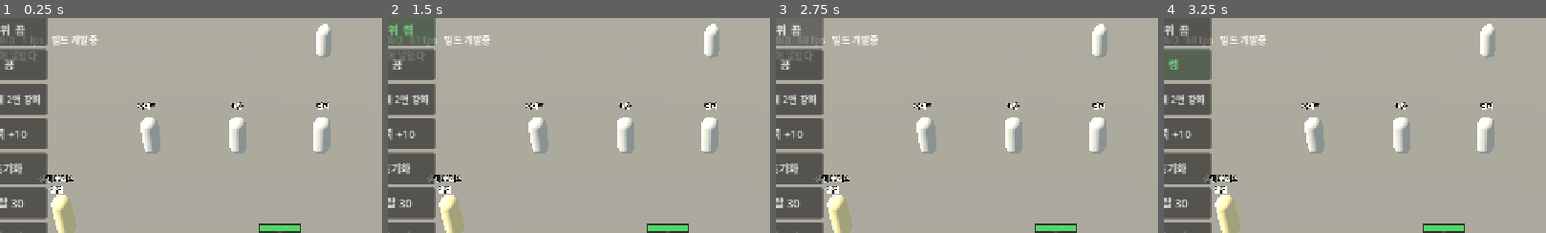
Above: before the commit, frames 1-4 (left to right).
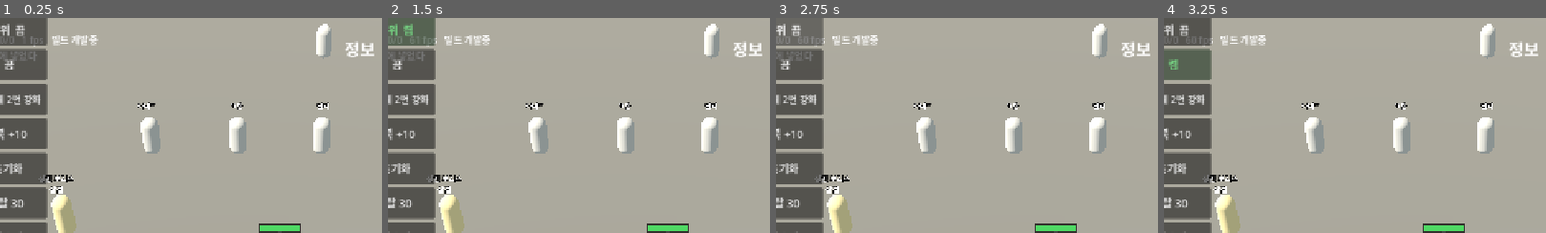
Above: after the commit, the same moments.

Repository: gogoalswo/MMORPG
Game: Godot game, scene res://main.tscn
The game is run twice, just before and just after one commit, with the same random seed, the same clock (stepped at 60 frames per second) and the same inputs.
Inputs (mouse positions are % of the whole screen's width and height, from its top left):
- Up to frame 1 (0.25 s): no input
- Up to frame 2 (1.5 s): click (40, 80) at 0.52 s; click "테스트: 스킬 범위 끔" at 1.25 s
- Up to frame 3 (2.75 s): click "테스트: 스킬 범위 켬" at 2 s
- Up to frame 4 (3.25 s): click "테스트: 무적 끔" at 2.75 s
The pictures show only the part of the screen within x 13-63%, y 0-50%; the shares and areas given below are measured in that part.

The runs differ from the first frame. In frame 1, 0.3% of the frame differs, in the area x 90-98%, y 10-19%; in frame 2, 0.3%; in frame 3, 0.3%; in frame 4, 0.3%.

Commit message:
캐릭터 정보 창을 따로 띄우고 오른쪽 위 "정보" 단추로 연다
상세 창 자리를 번갈아 쓰던 것을 화면 가운데 창으로 떼고, 장비 창의 "상세" 단추 대신
메뉴 맨 앞(스킬 왼쪽)에 "정보" 단추를 뒀다. 가운데 창이 상세 창 자리를 덮어 가방 창들과는
번갈아 뜬다. 가방을 닫아 둬도 값이 따라가게 _refresh_status 가 매 프레임 채운다.

Co-Authored-By: Claude Opus 5.5 <noreply@anthropic.com>
Claude-Session: https://claude.ai/code/session_019CGw5TKtpUERG1Rj71QtkV

Diff:
--- a/godot/game/game.gd
+++ b/godot/game/game.gd
@@ -299,11 +299,12 @@
 ## 크리스탈 창 — 크리스탈을 고르고 "사용" 을 누르면 상세 창 자리에 뜬다.
 ## 떠 있는 동안 장비 칸을 누르면 그 장비가 대상이 된다 (`_crystal_target`)
 var _crystal_panel: PanelContainer
-# 캐릭터 정보 창 — 장비 창의 "상세" 로 연다. 묶음마다 이름·값 표 하나 (`CHAR_SPLIT` + 전투 한 묶음)
+# 캐릭터 정보 창 — 오른쪽 위 "정보" 단추로 여는 **따로 뜨는 창**. 묶음마다 이름·값 표 하나
+# (`CHAR_SPLIT` + 전투 한 묶음). `_char_last` 는 지난번에 적은 줄 — 같으면 다시 안 짓는다
 var _char_panel: PanelContainer
 var _char_head: Label
-var _char_button: Button
 var _char_grids: Array = []
+var _char_last := ""
 var _crystal_icon: PanelContainer
 var _crystal_name: Label
 var _crystal_kind: Label
@@ -544,6 +545,7 @@
 	_build_skill_panel()
 	_build_test_switches()
 	_build_bag_panel()
+	_build_char_panel()
 	_build_debug_panel()
 	_enhance = EnhancePopup.make(self)
 	_ui_root.add_child(_enhance)
@@ -952,11 +954,6 @@
 	row.add_child(_crystal_panel)
 	_build_crystal_window(_crystal_panel)
 
-	# 캐릭터 정보 창도 **같은 자리**다 — 1280 폭에 창 넷(장비·정보·상세·인벤토리)은 안 들어간다
-	_char_panel = _window_panel()
-	row.add_child(_char_panel)
-	_build_char_window(_char_panel)
-
 	_bag_panel = _window_panel()
 	row.add_child(_bag_panel)
 	_build_bag_window(_bag_panel)
@@ -1058,12 +1055,18 @@
 		grid.add_child(label)
 		_stat_labels.append(label)
 
-	# 스탯 상자 아래 "상세" — 캐릭터 정보 창에서 기본 → 증가 % → 최종을 풀어 본다
-	var foot := HBoxContainer.new()
-	foot.alignment = BoxContainer.ALIGNMENT_END
-	side.add_child(foot)
-	_char_button = _inv_button("상세", _toggle_char)
-	foot.add_child(_char_button)
+
+## 캐릭터 정보 창 — 가방 창들과 따로 **화면 가운데**에 뜬다 (2026-09-25 요청: "상세 정보창을
+## 따로 띄우고 버튼을 만들어"). 처음엔 장비 창 "상세" 로 상세 창 자리를 번갈아 썼다.
+## 판은 인벤토리 결(`_window_panel`) 그대로다
+func _build_char_panel() -> void:
+	var center := CenterContainer.new()
+	center.set_anchors_preset(Control.PRESET_FULL_RECT)
+	center.mouse_filter = Control.MOUSE_FILTER_IGNORE
+	_ui_root.add_child(center)
+	_char_panel = _window_panel()
+	center.add_child(_char_panel)
+	_build_char_window(_char_panel)
 
 
 ## 캐릭터 정보 창 — 상세 창과 같은 틀(머리 줄 · 가는 줄 · 이름/값 표).
@@ -1608,8 +1611,6 @@
 	_bag_pick = {"where": where, "index": index}
 	if _picked_stack().is_empty():
 		_bag_pick = {}
-	else:
-		_char_panel.visible = false  # 상세 창과 같은 자리라 물건을 고르면 비켜 준다
 	_show_bag_detail()
 
 
@@ -1634,52 +1635,56 @@
 	_gear_panel.visible = not _gear_panel.visible
 	if _gear_panel.visible:
 		_redraw_bag()
-	else:
-		_char_panel.visible = false  # "상세" 단추가 장비 창에 있으니 같이 닫는다
-
-
-## 장비 창 "상세" · 캐릭터 정보 창 X — 여닫는다. 상세·크리스탈 창과 **같은 자리**라
-## 열 때 그 둘을 닫는다 (고른 칸·크리스탈 대상도 풀린다)
+
+
+## 오른쪽 위 "정보" · 캐릭터 정보 창 X — 여닫는다. **가방 창들과는 번갈아 뜬다** —
+## 가운데 창이 상세 창 자리(인벤토리 왼쪽)를 덮기 때문이다. 가방·크리스탈 단추도 이 창을 닫는다
 func _toggle_char() -> void:
 	var open := not _char_panel.visible
+	if open and _bag_panel.visible:
+		_toggle_bag()
+	_char_panel.visible = open
 	if open:
-		_bag_pick = {}
-		_crystal_panel.visible = false
-		_crystal_target = {}
-	_char_panel.visible = open
-	_show_bag_detail()
-	_redraw_char()
+		_char_panel.get_parent().move_to_front()
+		_char_last = ""
+		_redraw_char(_me())
 
 
 ## 캐릭터 정보 — 값은 판정(`world.gd` `_refresh_stats`)이 내려준 그대로 적는다.
 ## 기본(`base_*`)은 레벨 맨몸 값, 증가(`gear_*`)는 장비 % 합계, 최종은 둘을 곱한 판정 값이다.
 ## 화면이 공식을 다시 돌리지 않는다 — 돌리면 반올림이 어긋나 최종이 1 씩 틀려 보인다
-func _redraw_char() -> void:
-	if not _char_panel.visible:
-		return
-	var me: Dictionary = _transport.snapshot().get("players", {}).get(_transport.my_id(), {})
-	if me.is_empty():
+## **`_refresh_status` 가 매 프레임 부른다** — 레벨업·장비가 가방을 닫은 채로도 바로 보인다.
+## 줄 글자가 지난번과 같으면 표를 다시 짓지 않는다
+func _redraw_char(me: Dictionary) -> void:
+	if not _char_panel.visible or me.is_empty():
 		return
 	var stats: Dictionary = me.get("stats", {})
-	_char_head.text = "LV. %d" % int(me.get("level", 1))
-	for index in CHAR_SPLIT.size():
-		var key := str(CHAR_SPLIT[index])
+	var groups: Array = []
+	for key in CHAR_SPLIT:
 		var name := str(DETAIL_BONUS[key])
 		var final := int(stats.get(key, 0))
 		var gear := float(stats.get("gear_" + key, 0.0))
-		_fill_detail_rows([
+		groups.append([
 			["기본 " + name, "%d" % int(stats.get("base_" + key, final))],
 			[name + " 증가", _bonus_text(key, gear), INV_GOLD_HI if gear > 0.0 else INV_DIM],
 			["최종 " + name, "%d" % final, INV_GOLD_HI],
-		], _char_grids[index])
+		])
 	# 나머지는 맨몸 값이 없거나(0) 고정(치명타 피해 100%)이라 합계 한 줄씩이다
-	_fill_detail_rows([
+	groups.append([
 		["치명타", "%.0f%%" % (float(stats.get("crit", 0.0)) * 100.0)],
 		["치명타 피해", "%.0f%%" % (float(stats.get("critDamage", 1.0)) * 100.0)],
 		["공격 속도", "+%.0f%%" % (float(stats.get("attackSpeed", 0.0)) * 100.0)],
 		["쿨타임 감소", "%.0f%%" % (float(stats.get("cooldown", 0.0)) * 100.0)],
 		["방어력 관통", "%.0f%%" % (float(stats.get("penetration", 0.0)) * 100.0)],
-	], _char_grids[CHAR_SPLIT.size()])
+	])
+	var head := "LV. %d" % int(me.get("level", 1))
+	var seen := head + str(groups)
+	if seen == _char_last:
+		return
+	_char_last = seen
+	_char_head.text = head
+	for index in groups.size():
+		_fill_detail_rows(groups[index], _char_grids[index])
 
 
 func _close_detail() -> void:
@@ -1766,7 +1771,6 @@
 	]
 	for index in _stat_labels.size():
 		_stat_labels[index].text = str(shown[index])
-	_redraw_char()
 
 	# 가방 — 탭으로 거른 것만. 보이는 칸이 가방 몇 번째인지 적어 둔다
 	_bag_view.clear()
@@ -2253,6 +2257,9 @@
 	# 오른쪽 위 — 스킬·가방. 아이콘만 남기고 글자를 뺐다 (2026-09-19 요청).
 	# 무엇인지는 그림으로 알린다 — 그림이 없으면 글자가 대신 나온다
 	_menu_cells = [
+		# 캐릭터 정보 — 스킬 왼쪽, 메뉴 맨 앞 (2026-09-25 요청 "상세 정보창을 따로 띄우고
+		# 버튼을 만들어"). 아직 그림이 없어 글자로 나온다
+		_icon_button("ui_icon_character", "정보", _toggle_char),
 		_icon_button("ui_icon_skill", "스킬", _toggle_skills),
 		# 강화 — 가방 왼쪽 옆 (2026-09-24 요청 "가방 ui 옆에 강화 ui 버튼 만들어").
 		# 오른쪽 옆은 던전 자리다. 아직 그림이 없어 글자로 나온다
@@ -4050,6 +4057,7 @@
 ## 왼쪽 위 상태판을 스냅샷에 맞춘다. 레벨·체력·경험치는 **여기 한 곳에서만** 그린다
 func _refresh_status(me: Dictionary) -> void:
 	_level_label.text = "Lv.%d" % int(me.level)
+	_redraw_char(me)
 	var max_hp := maxf(1.0, float(me.stats.maxHp))
 	_hp_bar.max_value = max_hp
 	_hp_bar.value = float(me.hp)
--- a/godot/tests/ui_test.gd
+++ b/godot/tests/ui_test.gd
@@ -337,24 +337,25 @@
 
 	# 오른쪽 위 메뉴 — 화면 안, 묶음과 안 겹침.
 	# 스킬·가방·던전·설계(디버그) 넷이다 — 설계 재현 창은 문서 9장 5번의 디버그 수단이다
-	# 스킬 · 강화 · 크리스탈 · 가방 · 던전 · 설계 (강화·크리스탈은 2026-09-24 에 가방 왼쪽에 더했다)
-	if game._menu_cells.size() != 6:
-		_fail("오른쪽 위 단추가 6개여야 하는데 %d개" % game._menu_cells.size())
+	# 정보 · 스킬 · 강화 · 크리스탈 · 가방 · 던전 · 설계 (강화·크리스탈은 2026-09-24 에 가방 왼쪽에,
+	# 정보는 2026-09-25 에 맨 앞에 더했다)
+	if game._menu_cells.size() != 7:
+		_fail("오른쪽 위 단추가 7개여야 하는데 %d개" % game._menu_cells.size())
 		return
-	var skill_rect: Rect2 = game._menu_cells[0].get_global_rect()
-	var bag_rect: Rect2 = game._menu_cells[3].get_global_rect()
+	var skill_rect: Rect2 = game._menu_cells[1].get_global_rect()
+	var bag_rect: Rect2 = game._menu_cells[4].get_global_rect()
 	if bag_rect.end.x > screen.x or skill_rect.position.y < 0.0 or bag_rect.position.y > 120.0:
 		_fail("메뉴 단추가 오른쪽 위에 안 붙었다: %s / %s" % [skill_rect, bag_rect])
 	if skill_rect.intersects(hp_rect) or skill_rect.intersects(badge):
 		_fail("메뉴 단추가 퀵슬롯 위 묶음과 겹친다")
 
 	# 눌러서 창이 열린다
-	game._menu_cells[0].find_child("hit", true, false).pressed.emit()
+	game._menu_cells[1].find_child("hit", true, false).pressed.emit()
 	await process_frame
 	if not game._skill_panel.visible:
 		_fail("오른쪽 위 스킬 단추를 눌렀는데 스킬창이 안 열렸다")
 	game._toggle_skills()
-	game._menu_cells[3].find_child("hit", true, false).pressed.emit()
+	game._menu_cells[4].find_child("hit", true, false).pressed.emit()
 	await process_frame
 	if not game._bag_panel.visible:
 		_fail("오른쪽 위 가방 단추를 눌렀는데 가방이 안 열렸다")
@@ -362,33 +363,33 @@
 	await process_frame
 	# 크리스탈 — 가방 **바로 왼쪽**. 누르면 인벤토리·장비 창과 크리스탈 창이 같이 뜨고,
 	# 장비 칸을 누르면 대상이 된다. 다시 누르면 셋 다 닫힌다
-	var cry_rect: Rect2 = game._menu_cells[2].get_global_rect()
+	var cry_rect: Rect2 = game._menu_cells[3].get_global_rect()
 	if absf(bag_rect.position.x - cry_rect.end.x) > 12.0 or absf(cry_rect.position.y - bag_rect.position.y) > 1.0:
 		_fail("크리스탈 단추가 가방 옆이 아니다: 크리스탈 %s · 가방 %s" % [cry_rect, bag_rect])
-	if game._menu_cells[2].find_children("*", "TextureRect", true, false).is_empty():
+	if game._menu_cells[3].find_children("*", "TextureRect", true, false).is_empty():
 		_fail("크리스탈 단추에 그림이 없다 — npm run sync:godot 을 돌렸나 (crystal)")
-	game._menu_cells[2].find_child("hit", true, false).pressed.emit()
+	game._menu_cells[3].find_child("hit", true, false).pressed.emit()
 	await process_frame
 	if not (game._crystal_panel.visible and game._bag_panel.visible and game._gear_panel.visible) or game._detail_panel.visible:
 		_fail("크리스탈 단추 — 크리스탈 %s · 가방 %s · 장비 %s · 상세 %s" % [game._crystal_panel.visible, game._bag_panel.visible, game._gear_panel.visible, game._detail_panel.visible])
 	else:
 		print("  가방 옆 크리스탈: %s" % game._crystal_hint.text)
-	game._menu_cells[2].find_child("hit", true, false).pressed.emit()
+	game._menu_cells[3].find_child("hit", true, false).pressed.emit()
 	await process_frame
 	if game._crystal_panel.visible or game._bag_panel.visible or game._gear_panel.visible:
 		_fail("크리스탈 단추를 다시 눌렀는데 창이 안 닫혔다")
 	# 강화 — 크리스탈 **바로 왼쪽**. 누르면 강화 팝업이 대상 없이 **다중 강화 · 전체** 목록으로 뜬다
-	var enh_rect: Rect2 = game._menu_cells[1].get_global_rect()
+	var enh_rect: Rect2 = game._menu_cells[2].get_global_rect()
 	if absf(cry_rect.position.x - enh_rect.end.x) > 12.0 or absf(enh_rect.position.y - cry_rect.position.y) > 1.0:
 		_fail("강화 단추가 크리스탈 옆이 아니다: 강화 %s · 크리스탈 %s" % [enh_rect, cry_rect])
-	game._menu_cells[1].find_child("hit", true, false).pressed.emit()
+	game._menu_cells[2].find_child("hit", true, false).pressed.emit()
 	await process_frame
 	var pop: EnhancePopup = game._enhance
 	if not pop.visible or pop.mode != "multi" or pop.filter != "all" or not pop.list_panel.visible:
 		_fail("가방 옆 강화 단추 — 보임 %s · 탭 %s · 목록 %s · 목록 창 %s" % [pop.visible, pop.mode, pop.filter, pop.list_panel.visible])
 	else:
 		print("  가방 옆 강화: 다중 강화 · 전체 목록 %d칸" % pop._list_view.size())
-	game._menu_cells[1].find_child("hit", true, false).pressed.emit()
+	game._menu_cells[2].find_child("hit", true, false).pressed.emit()
 	await process_frame
 	if pop.visible:
 		_fail("강화 단추를 다시 눌렀는데 팝업이 안 닫혔다")
@@ -398,15 +399,15 @@
 ## 던전 — 가방 옆 단추 → 종류 셋 → 단계 목록 → 들어가면 보스 한 마리 (docs/features/dungeons.md)
 func _case_dungeon(game: Node3D) -> void:
 	var panel: DungeonPanel = game._dungeon_panel
-	var bag_rect: Rect2 = game._menu_cells[3].get_global_rect()
-	var cell_rect: Rect2 = game._menu_cells[4].get_global_rect()
+	var bag_rect: Rect2 = game._menu_cells[4].get_global_rect()
+	var cell_rect: Rect2 = game._menu_cells[5].get_global_rect()
 	# 가방 **바로 옆**이다 (2026-09-23 요청)
 	if absf(cell_rect.position.x - bag_rect.end.x) > 12.0 or absf(cell_rect.position.y - bag_rect.position.y) > 1.0:
 		_fail("던전 단추가 가방 옆이 아니다: 가방 %s · 던전 %s" % [bag_rect, cell_rect])
 	# 글자가 아니라 그림(ui_icon_dungeon)이 나와야 한다
-	if game._menu_cells[4].find_children("*", "TextureRect", true, false).is_empty():
+	if game._menu_cells[5].find_children("*", "TextureRect", true, false).is_empty():
 		_fail("던전 단추에 그림이 없다 — npm run sync:godot 을 돌렸나 (ui_icon_dungeon)")
-	game._menu_cells[4].find_child("hit", true, false).pressed.emit()
+	game._menu_cells[5].find_child("hit", true, false).pressed.emit()
 	await process_frame
 	if not panel.visible:
 		_fail("던전 단추를 눌렀는데 창이 안 떴다")
@@ -929,8 +930,8 @@
 	print("  닫기는 창 오른쪽 위 X 하나다")
 
 
-## 캐릭터 정보 창 — 장비 창 "상세" 로 연다. 공격력은 **기본 → 증가 % → 최종** 세 줄이고
-## 값은 판정이 내려준 그대로다 (2026-09-25 요청). 상세 창과 같은 자리라 칸을 고르면 비켜 준다
+## 캐릭터 정보 창 — 오른쪽 위 "정보" 단추로 여는 **따로 뜨는 창**(2026-09-25 요청). 공격력은
+## **기본 → 증가 % → 최종** 세 줄이고 값은 판정이 내려준 그대로다. 가방 창들과는 번갈아 뜬다
 func _case_char(game: Node3D) -> void:
 	var world: World = game._transport._world
 	var me: Dictionary = game._transport.snapshot().players[game._transport.my_id()]
@@ -943,11 +944,17 @@
 		game._toggle_bag()
 	await process_frame
 
-	game._char_button.pressed.emit()
-	await process_frame
-	await process_frame
-	if not game._char_panel.visible or game._detail_panel.visible or game._crystal_panel.visible:
-		_fail("상세 단추 — 정보 %s · 상세 %s · 크리스탈 %s" % [game._char_panel.visible, game._detail_panel.visible, game._crystal_panel.visible])
+	# 맨 앞 단추 — 스킬 바로 왼쪽. 가방이 떠 있으면 닫고 뜬다
+	var info_cell: Control = game._menu_cells[0]
+	var skill_rect: Rect2 = game._menu_cells[1].get_global_rect()
+	if absf(skill_rect.position.x - info_cell.get_global_rect().end.x) > 12.0:
+		_fail("정보 단추가 스킬 왼쪽 옆이 아니다: %s / %s" % [info_cell.get_global_rect(), skill_rect])
+	info_cell.find_child("hit", true, false).pressed.emit()
+	await process_frame
+	await process_frame
+	if not game._char_panel.visible or game._bag_panel.visible or game._gear_panel.visible:
+		_fail("정보 단추 — 정보 %s · 가방 %s · 장비 %s" % [game._char_panel.visible, game._bag_panel.visible, game._gear_panel.visible])
+	game._refresh_status(me)  # 매 프레임 채우는 길 — 테스트는 프레임을 안 돌려 직접 부른다
 
 	var base := int(Combat.stats_for(str(me.job), int(me.level)).attack)
 	var pct := float(Items.equipment_stats(me.equipped).attack)
@@ -967,26 +974,28 @@
 	if game._char_grids.size() != game.CHAR_SPLIT.size() + 1:
 		_fail("묶음이 %d개" % game._char_grids.size())
 
-	# 자리 — 인벤토리 바로 왼쪽(상세 창 자리), 화면 안
+	# 자리 — 화면 가운데, 화면 안
 	var box: Rect2 = game._char_panel.get_global_rect()
-	var inv_box: Rect2 = game._bag_panel.get_global_rect()
 	if not Rect2(Vector2.ZERO, Vector2(1280, 720)).encloses(box):
 		_fail("정보 창이 화면 밖으로 나갔다: %s" % box)
-	if box.end.x > inv_box.position.x or inv_box.position.x - box.end.x > 20.0:
-		_fail("정보 창이 인벤토리 바로 왼쪽이 아니다: %s / %s" % [box, inv_box])
-	if box.intersects(game._gear_panel.get_global_rect()):
-		_fail("정보 창이 장비 창과 겹친다")
-
-	# 장비 칸을 고르면 상세 창이 그 자리를 쓴다
-	var at := Items.slots().find(weapon_slot)
-	game._gear_cells[at].get_node("hit").pressed.emit()
-	await process_frame
-	if game._char_panel.visible or not game._detail_panel.visible:
-		_fail("칸을 골랐는데 정보 %s · 상세 %s" % [game._char_panel.visible, game._detail_panel.visible])
+	if absf(box.get_center().x - 640.0) > 2.0 or absf(box.get_center().y - 360.0) > 2.0:
+		_fail("정보 창이 화면 가운데가 아니다: %s" % box)
+
+	# 장비를 바꾸면 창을 연 채로 따라간다 (가방을 닫아 둬도)
+	me.equipped = {}
+	world._refresh_stats(me)
+	game._refresh_status(me)
+	if str(game._char_grids[0].get_child(3).text) != "+0%":
+		_fail("장비를 벗었는데 증가가 '%s'" % game._char_grids[0].get_child(3).text)
+
+	# 가방을 열면 정보 창이 비킨다
+	game._toggle_bag()
+	await process_frame
+	if game._char_panel.visible or not game._bag_panel.visible:
+		_fail("가방을 열었는데 정보 %s · 가방 %s" % [game._char_panel.visible, game._bag_panel.visible])
+	game._toggle_bag()
 	game._toggle_char()
 	await process_frame
-	if not game._char_panel.visible or game._detail_panel.visible:
-		_fail("다시 열었는데 상세 창이 안 비켰다")
 	game._toggle_char()  # X 와 같은 길
 	await process_frame
 	if game._char_panel.visible:
@@ -995,7 +1004,7 @@
 
 	me.equipped = kept
 	world._refresh_stats(me)
-	if not was_open:
+	if was_open:
 		game._toggle_bag()
 	await process_frame
 
Not shown, changed: docs/features/README.md
Not shown, changed: docs/features/hud.md
Not shown, changed: docs/features/inventory-equipment.md
